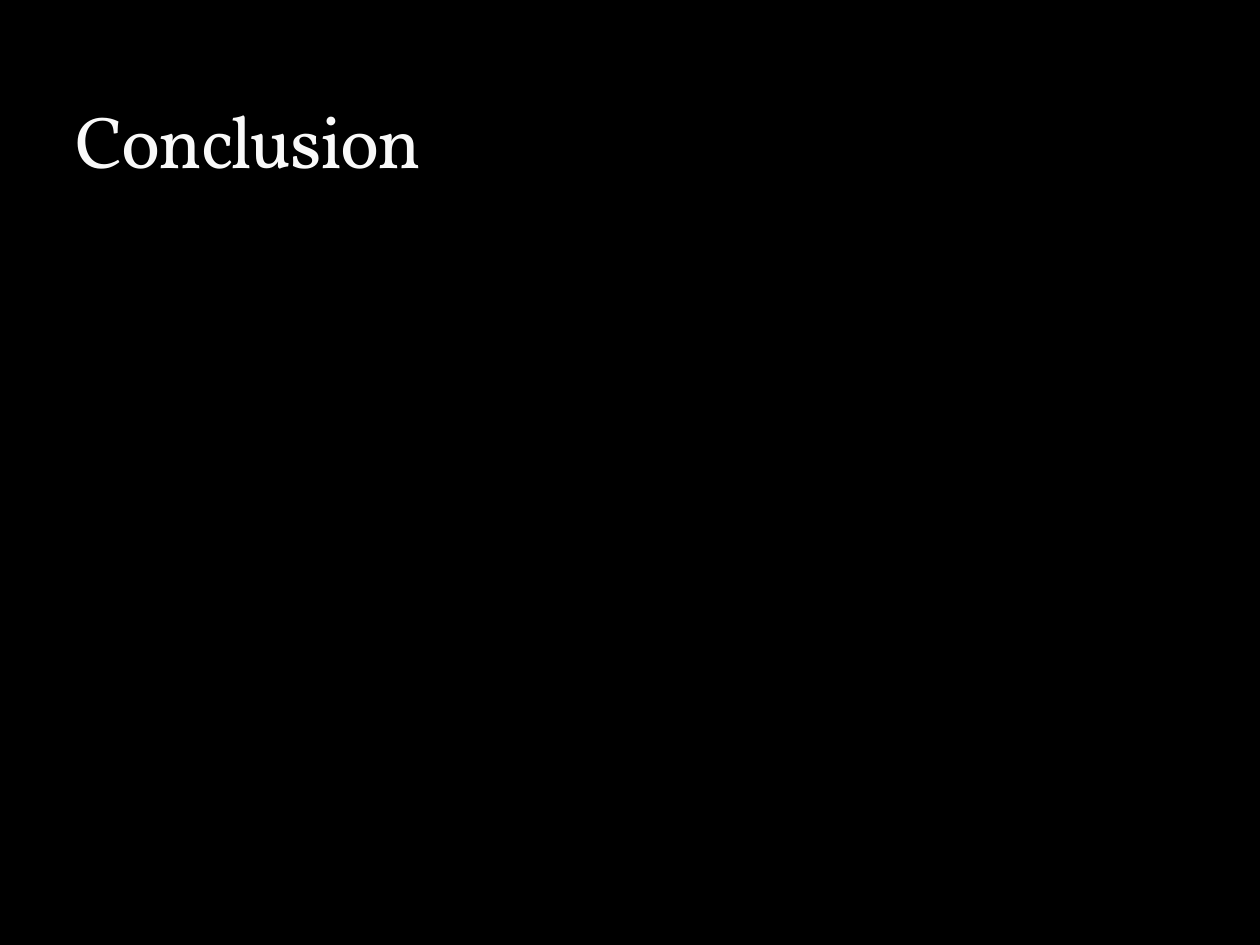
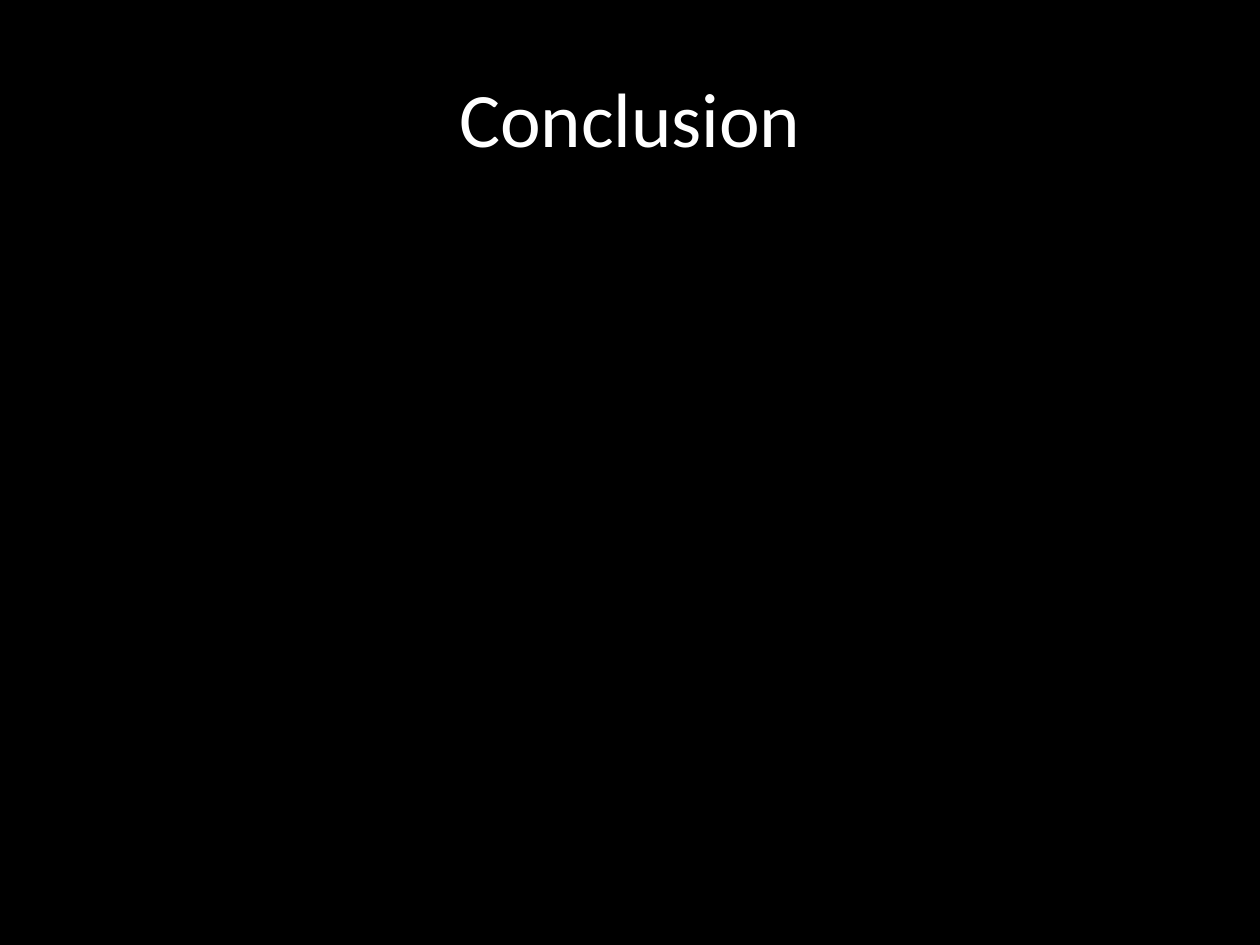
Before and after one commit to Hobbit/JPeNS, a slide deck: slide 7 of JPeNS_Presentation.pptx. Drawn at 1260x945 pixels with LibreOffice and Linux fonts; fonts in the diff are those of the drawing; background and template pictures are left out. Boxes give left, top, right and bottom in pixels: in the first picture for what was removed or moved away, otherwise in the second. Text is boxed around its words. In the diff, an @@ line names an element or a change of style, - is before the commit and + after.

```diff
--- a/JPeNS_Presentation.pptx
+++ b/JPeNS_Presentation.pptx
@@ title "Conclusion": place and size @@
-title "Conclusion" at <box>75,115,421,169</box>
+title "Conclusion" at <box>459,93,800,148</box>
@@ title "Conclusion" at <box>459,93,800,148</box>: size 42 to 44 pt, font Vollkorn to Calibri, text colour #F9F9F9 to #FFFFFF, letter spacing -1 to 0 pt, letter outline #3C4422 0.25 pt to none; alignment left to centre; vertical alignment bottom to middle @@
```
Also in this commit, not shown: 4 other slides changed, 1 slide added, 1 slide removed.
